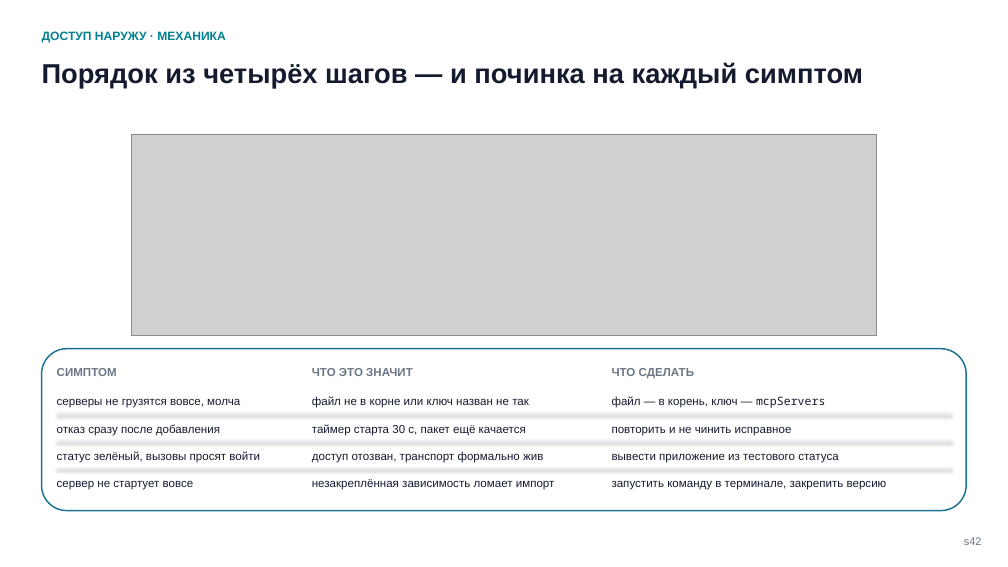
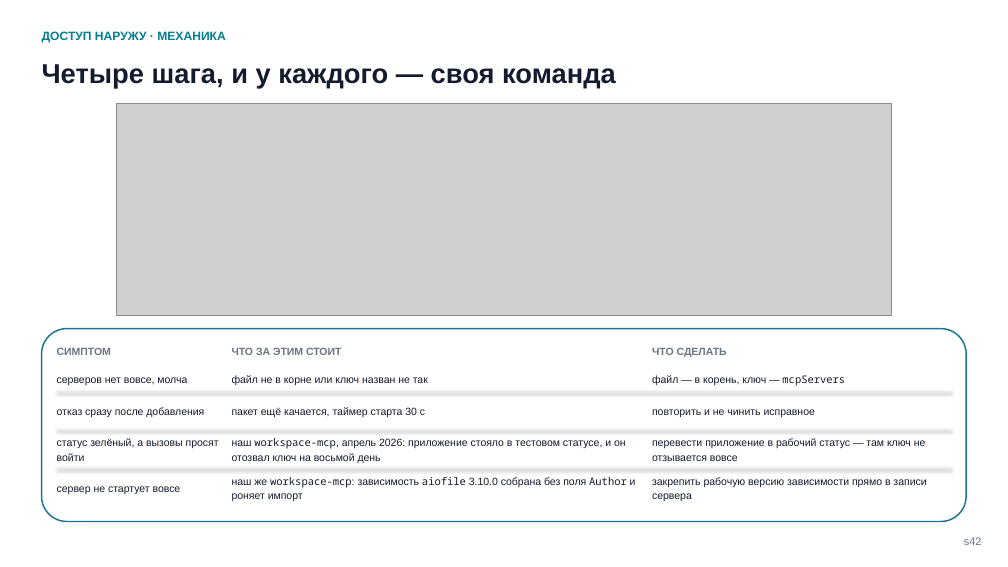
Before and after one commit to tellina-study/AI-usage-lessons, a slide deck: slide 42 of library/seminars/sem-05/rendered/sem-05.pptx. Drawn at 1008x567 pixels with LibreOffice and Linux fonts; fonts in the diff are those of the drawing; grey boxes stand for pictures. Boxes give left, top, right and bottom in pixels: in the first picture for what was removed or moved away, otherwise in the second. Text is boxed around its words. In the diff, an @@ line names an element or a change of style, - is before the commit and + after.

```diff
--- a/library/seminars/sem-05/rendered/sem-05.pptx
+++ b/library/seminars/sem-05/rendered/sem-05.pptx
@@ text at <box>42,64,616,88</box>: text changed @@
-Порядок из четырёх шагов — и починка на каждый симптом
+Четыре шага, и у каждого — своя команда
@@ picture: place and size @@
-picture at <box>132,135,877,335</box>
+picture at <box>116,104,892,315</box>
@@ rounded rectangle: place and size @@
-rounded rectangle at <box>42,349,966,510</box>
+rounded rectangle at <box>42,329,966,522</box>
@@ rounded rectangle at <box>42,329,966,522</box>: proportions changed @@
@@ text "СИМПТОМ": place and size @@
-text "СИМПТОМ" at <box>57,368,117,376</box>
+text "СИМПТОМ" at <box>57,348,111,355</box>
@@ text at <box>232,347,342,355</box>: text changed; size 11 to 10 pt @@
-ЧТО ЭТО ЗНАЧИТ
+ЧТО ЗА ЭТИМ СТОИТ
@@ text "ЧТО СДЕЛАТЬ": place and size @@
-text "ЧТО СДЕЛАТЬ" at <box>612,368,694,379</box>
+text "ЧТО СДЕЛАТЬ" at <box>652,347,727,357</box>
@@ text at <box>57,377,187,385</box>: text changed; size 11 to 10 pt @@
-серверы не грузятся вовсе, молча
+серверов нет вовсе, молча
@@ text "файл не в корне или ...": place and size @@
-text "файл не в корне или ..." at <box>312,396,529,408</box>
+text "файл не в корне или ..." at <box>232,375,428,385</box>
@@ text "файл — в корень, ключ ...": place and size @@
-text "файл — в корень, ключ ..." at <box>612,396,825,408</box>
+text "файл — в корень, ключ ..." at <box>652,375,845,386</box>
@@ size 11 to 10 pt in 7 elements at <box>652,409,815,417</box>, <box>652,347,727,357</box>, <box>652,375,845,386</box>, <box>232,375,428,385</box>, <box>57,486,181,494</box>, <box>57,348,111,355</box>, <box>57,407,204,417</box> @@
@@ text "отказ сразу после добавления": place and size @@
-text "отказ сразу после добавления" at <box>57,424,220,436</box>
+text "отказ сразу после добавления" at <box>57,407,204,417</box>
@@ line moved from (57, 414) - (951, 414) to (57, 391) - (951, 391) @@
@@ text at <box>232,407,425,417</box>: text changed; size 11 to 10 pt @@
-таймер старта 30 с, пакет ещё качается
+пакет ещё качается, таймер старта 30 с
@@ text "повторить и не чинить исправное": place and size @@
-text "повторить и не чинить исправное" at <box>612,427,792,436</box>
+text "повторить и не чинить исправное" at <box>652,409,815,417</box>
@@ text at <box>57,438,219,461</box>: text changed; size 11 to 10 pt @@
-статус зелёный, вызовы просят войти
+статус зелёный, а вызовы просят войти
@@ line moved from (57, 441) - (951, 441) to (57, 430) - (951, 430) @@
@@ text at <box>232,438,626,463</box>: text changed; size 11 to 10 pt @@
-доступ отозван, транспорт формально жив
+наш workspace-mcp, апрель 2026: приложение стояло в тестовом статусе, и он отозвал ключ на восьмой день
@@ text at <box>652,438,926,461</box>: text changed; size 11 to 10 pt @@
-вывести приложение из тестового статуса
+перевести приложение в рабочий статус — там ключ не отзывается вовсе
@@ text at <box>232,477,636,501</box>: text changed; size 11 to 10 pt @@
-незакреплённая зависимость ломает импорт
+наш же workspace-mcp: зависимость aiofile 3.10.0 собрана без поля Author и роняет импорт
@@ text at <box>652,477,926,501</box>: text changed; size 11 to 10 pt @@
-запустить команду в терминале, закрепить версию
+закрепить рабочую версию зависимости прямо в записи сервера
```
Also in this commit, not shown: 14 other slides changed, 10 slides added, 10 slides removed, 48 other files.
